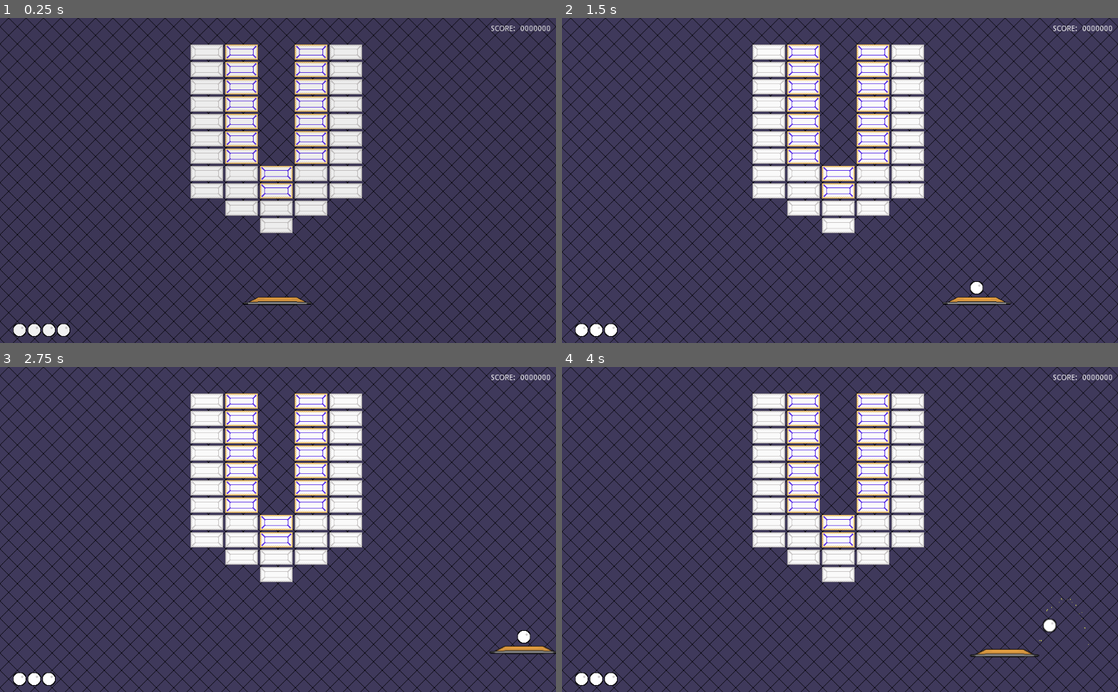
Above: before the commit, frames 1-4 (two rows, left to right).
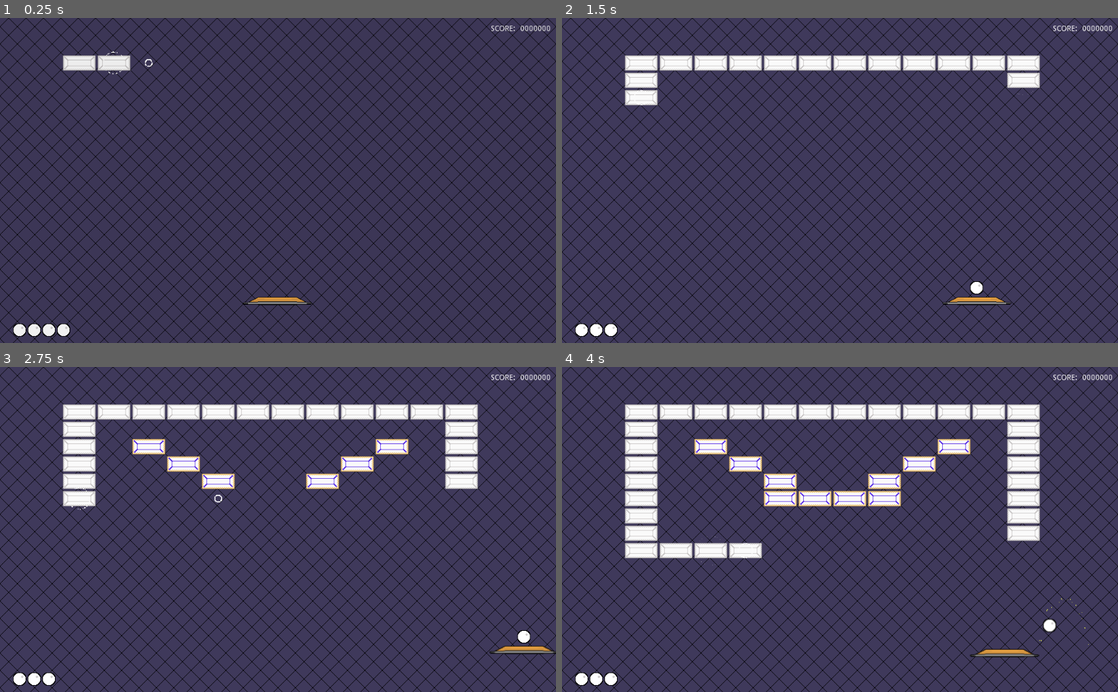
Above: after the commit, the same moments.

Repository: Anatolij-Grigorjev/Breakout4Godot
Game: Godot game, scene res://BreakoutGame.tscn
Two runs of this game, one before a commit and one after it. Both use one fixed random seed, a clock stepped at 60 frames per second and the inputs below.
Inputs (mouse positions are in pixels of both pictures, inside the frame that each line leads up to):
- Up to frame 1 (0.25 s): no input
- Up to frame 2 (1.5 s): tap Enter (ui_accept) at 0.5, 0.77 s; move the mouse to (962, 164) at 0.52 s; hold Right (paddle_right) 0.53-1.25 s; tap Space (paddle_launch_ball) at 0.6 s; click (962, 164) at 0.67 s; drag from (728, 196) to (812, 245) at 1.27 s
- Up to frame 3 (2.75 s): move the mouse to (333, 458) at 2.02 s; hold Right (paddle_right) from 2.03 s (still down); tap Alt at 2.1 s
- Up to frame 4 (4 s): release Right (paddle_right) at 2.75 s; drag from (812, 594) to (673, 480) at 2.77 s; move the mouse to (1006, 578) at 3.52 s; hold Left (paddle_left) from 3.53 s (still down); tap Space (paddle_launch_ball) at 3.6 s; tap Enter (ui_accept) at 3.77 s

The runs differ from the first frame. In frame 1, 12% of the frame differs, in the area x 11-66%, y 8-67%; in frame 2, 15%; in frame 3, 17%; in frame 4, 20%, in the area x 11-86%, y 8-67%.

Commit message:
bricks appearing animation on stage load

Diff:
--- a/game/BreakoutGame.gd
+++ b/game/BreakoutGame.gd
@@ -170,7 +170,7 @@
 
 	scoreCounter.value = 0.0
 	livesCounter.numExtraBalls = starting_num_balls
-	bricks.reset_bricks()
+	bricks.reapper_bricks()
 	bricks_shake_dampener.shake_dampen_coef = base_bricks_shake_dampen_coef
 
 
--- a/game/BreakoutGame.tscn
+++ b/game/BreakoutGame.tscn
@@ -1,6 +1,7 @@
 [gd_scene load_steps=13 format=2]
 
 [ext_resource path="res://gui/GameHUD.tscn" type="PackedScene" id=1]
+[ext_resource path="res://bricks/BricksMapSmile.tscn" type="PackedScene" id=2]
 [ext_resource path="res://Barrier.tscn" type="PackedScene" id=3]
 [ext_resource path="res://BallCollideSmoke.tscn" type="PackedScene" id=4]
 [ext_resource path="res://BreakoutGame.gd" type="Script" id=5]
@@ -10,13 +11,12 @@
 [ext_resource path="res://paddle/Paddle.tscn" type="PackedScene" id=9]
 [ext_resource path="res://gui/Overlay.tscn" type="PackedScene" id=10]
 [ext_resource path="res://BallLossArea.tscn" type="PackedScene" id=11]
-[ext_resource path="res://bricks/BricksMapVase.tscn" type="PackedScene" id=12]
 [ext_resource path="res://gui/GameEndMessage.tscn" type="PackedScene" id=15]
 
 [node name="BreakoutGame" type="Node2D"]
 script = ExtResource( 5 )
-bricksScn = ExtResource( 12 )
-bricks_config_filepath = "res://bricks/bmc_vase.json"
+bricksScn = ExtResource( 2 )
+bricks_config_filepath = "res://bricks/bmc_smile.json"
 
 [node name="BG" type="CanvasLayer" parent="."]
 layer = -10
--- a/game/bricks/BricksMap.gd
+++ b/game/bricks/BricksMap.gd
@@ -12,6 +12,9 @@
 	"1": [0],
 	"0": [-1]
 }
+
+onready var battery: ParticlesBattery = $ParticlesBattery
+onready var timer: Timer = $Timer
 
 
 var types_transition_map = {}
@@ -34,11 +37,14 @@
 		initial_bricks_snapshot[cell_idx] = get_cellv(cell_idx)
 
 
+
 func _process(delta):
 	if Input.is_action_just_released("debug1"):
 		var first_used_cell = get_used_cells()[0]
 		var rand_normal = Vector2(rand_range(-1.0, 1.0), rand_range(-1.0, 1.0))
 		_hit_brick_at_idx_by_ball(Utils.getFirstTreeNodeInGroup(get_tree(), "ball"), first_used_cell, rand_normal)
+	if Input.is_action_just_released("debug2"):
+		reapper_bricks()
 
 
 func bricks_hit_at_by_ball(ball, global_hit_pos: Vector2, hit_normal: Vector2):
@@ -46,9 +52,22 @@
 	_hit_brick_at_idx_by_ball(ball, tile_idx, hit_normal)
 
 
+func reapper_bricks():
+	_clear_bricks()
+	for saved_pos in initial_bricks_snapshot:
+		battery.fireNextParticleSystem(to_global(map_to_world(saved_pos) + cell_size / 2))
+		timer.start()
+		yield(timer, "timeout")
+		set_cellv(saved_pos, Utils.nvl(initial_bricks_snapshot[saved_pos], INVALID_CELL))
+
+
 func reset_bricks():
 	for saved_pos in initial_bricks_snapshot:
 		set_cellv(saved_pos, Utils.nvl(initial_bricks_snapshot[saved_pos], INVALID_CELL))
+
+
+func _clear_bricks():
+	clear()
 
 
 func _hit_brick_at_idx_by_ball(ball, tile_idx: Vector2, hit_normal: Vector2):
--- a/game/bricks/BricksMapSmile.tscn
+++ b/game/bricks/BricksMapSmile.tscn
@@ -1,13 +1,26 @@
-[gd_scene load_steps=5 format=2]
+[gd_scene load_steps=9 format=2]
 
 [ext_resource path="res://bricks/WhiteBricks.tres" type="TileSet" id=1]
 [ext_resource path="res://bricks/BricksMap.gd" type="Script" id=2]
 [ext_resource path="res://shaders/sprite_outline.shader" type="Shader" id=3]
+[ext_resource path="res://tools/ParticlesBattery.gd" type="Script" id=4]
 
 [sub_resource type="ShaderMaterial" id=3]
 shader = ExtResource( 3 )
 shader_param/outline_width = 1.0
 shader_param/outline_color = null
+
+[sub_resource type="Curve" id=5]
+max_value = 2.0
+_data = [ Vector2( 0, 2 ), 0.0, 0.0, 0, 0, Vector2( 1, 0.446177 ), -4.80631, 0.0, 0, 0 ]
+
+[sub_resource type="Gradient" id=8]
+offsets = PoolRealArray( 0.720588, 1 )
+colors = PoolColorArray( 1, 1, 1, 1, 1, 1, 1, 0 )
+
+[sub_resource type="Curve" id=7]
+min_value = -1.0
+_data = [ Vector2( 0, 1 ), 0.0, 0.0, 0, 0, Vector2( 1, 1 ), 0.0, 0.0, 0, 0 ]
 
 [node name="BricksMapSmile" type="TileMap"]
 material = SubResource( 3 )
@@ -16,3 +29,130 @@
 format = 1
 tile_data = PoolIntArray( 0, 0, 0, 1, 0, 0, 2, 0, 0, 3, 0, 0, 4, 0, 0, 5, 0, 0, 6, 0, 0, 7, 0, 0, 8, 0, 0, 9, 0, 0, 10, …(582 unchanged characters)…
 script = ExtResource( 2 )
+
+[node name="ParticlesBattery" type="Node2D" parent="."]
+script = ExtResource( 4 )
+
+[node name="CPUParticles2D" type="CPUParticles2D" parent="ParticlesBattery"]
+position = Vector2( -12, 0 )
+emitting = false
+amount = 40
+lifetime = 0.2
+one_shot = true
+explosiveness = 1.0
+spread = 180.0
+gravity = Vector2( 0, 0 )
+initial_velocity = 125.0
+linear_accel = 75.0
+linear_accel_random = 0.5
+radial_accel = 50.0
+scale_amount_curve = SubResource( 5 )
+color_ramp = SubResource( 8 )
+hue_variation_curve = SubResource( 7 )
+__meta__ = {
+"_editor_description_": ""
+}
+
+[node name="CPUParticles2D2" type="CPUParticles2D" parent="ParticlesBattery"]
+position = Vector2( -12, 0 )
+emitting = false
+amount = 40
+lifetime = 0.2
+one_shot = true
+explosiveness = 1.0
+spread = 180.0
+gravity = Vector2( 0, 0 )
+initial_velocity = 125.0
+linear_accel = 75.0
+linear_accel_random = 0.5
+radial_accel = 50.0
+scale_amount_curve = SubResource( 5 )
+color_ramp = SubResource( 8 )
+hue_variation_curve = SubResource( 7 )
+__meta__ = {
+"_editor_description_": ""
+}
+
+[node name="CPUParticles2D3" type="CPUParticles2D" parent="ParticlesBattery"]
+position = Vector2( -12, 0 )
+emitting = false
+amount = 40
+lifetime = 0.2
+one_shot = true
+explosiveness = 1.0
+spread = 180.0
+gravity = Vector2( 0, 0 )
+initial_velocity = 125.0
+linear_accel = 75.0
+linear_accel_random = 0.5
+radial_accel = 50.0
+scale_amount_curve = SubResource( 5 )
+color_ramp = SubResource( 8 )
+hue_variation_curve = SubResource( 7 )
+__meta__ = {
+"_editor_description_": ""
+}
+
+[node name="CPUParticles2D4" type="CPUParticles2D" parent="ParticlesBattery"]
+position = Vector2( -12, 0 )
+emitting = false
+amount = 40
+lifetime = 0.2
+one_shot = true
+explosiveness = 1.0
+spread = 180.0
+gravity = Vector2( 0, 0 )
+initial_velocity = 125.0
+linear_accel = 75.0
+linear_accel_random = 0.5
+radial_accel = 50.0
+scale_amount_curve = SubResource( 5 )
+color_ramp = SubResource( 8 )
+hue_variation_curve = SubResource( 7 )
+__meta__ = {
+"_editor_description_": ""
+}
+
+[node name="CPUParticles2D5" type="CPUParticles2D" parent="ParticlesBattery"]
+position = Vector2( -12, 0 )
+emitting = false
+amount = 40
+lifetime = 0.2
+one_shot = true
+explosiveness = 1.0
+spread = 180.0
+gravity = Vector2( 0, 0 )
+initial_velocity = 125.0
+linear_accel = 75.0
+linear_accel_random = 0.5
+radial_accel = 50.0
+scale_amount_curve = SubResource( 5 )
+color_ramp = SubResource( 8 )
+hue_variation_curve = SubResource( 7 )
+__meta__ = {
+"_editor_description_": ""
+}
+
+[node name="CPUParticles2D6" type="CPUParticles2D" parent="ParticlesBattery"]
+position = Vector2( -12, 0 )
+emitting = false
+amount = 40
+lifetime = 0.2
+one_shot = true
+explosiveness = 1.0
+spread = 180.0
+gravity = Vector2( 0, 0 )
+initial_velocity = 125.0
+linear_accel = 75.0
+linear_accel_random = 0.5
+radial_accel = 50.0
+scale_amount_curve = SubResource( 5 )
+color_ramp = SubResource( 8 )
+hue_variation_curve = SubResource( 7 )
+__meta__ = {
+"_editor_description_": ""
+}
+
+[node name="Timer" type="Timer" parent="."]
+wait_time = 0.1
+one_shot = true
--- a/game/project.godot
+++ b/game/project.godot
@@ -118,6 +118,11 @@
 "events": [ Object(InputEventKey,"resource_local_to_scene":false,"resource_name":"","device":0,"alt":false,"shift":false,"control":false,"meta":false,"command":false,"pressed":false,"scancode":16777237,"physical_scancode":0,"unicode":0,"echo":false,"script":null)
  ]
 }
+debug2={
+"deadzone": 0.5,
+"events": [ Object(InputEventKey,"resource_local_to_scene":false,"resource_name":"","device":0,"alt":false,"shift":false,"control":false,"meta":false,"command":false,"pressed":false,"scancode":78,"physical_scancode":0,"unicode":0,"echo":false,"script":null)
+ ]
+}
 
 [layer_names]
 
Not shown: 2 places in game/BallCollideSmoke.tscn that only renumber resources
